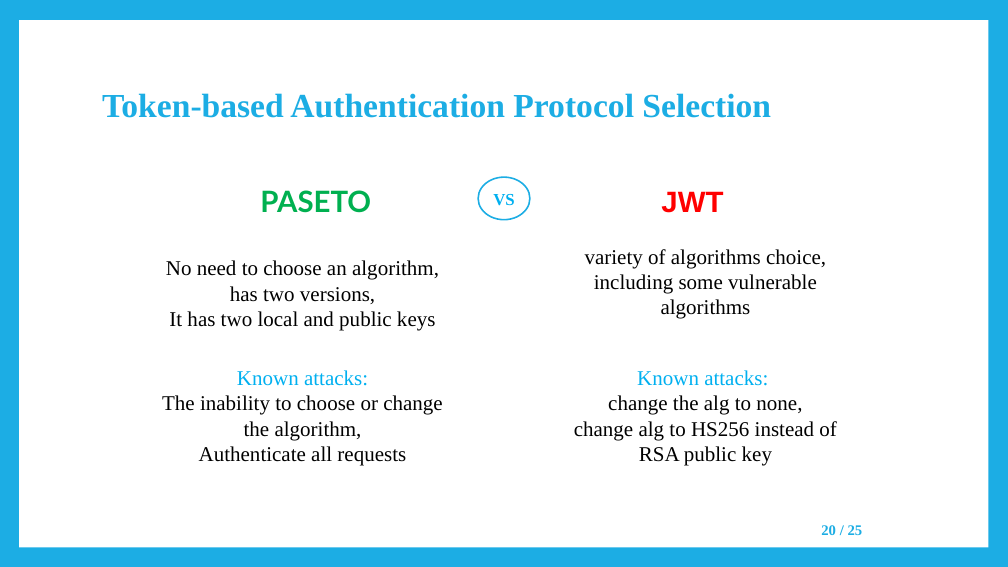
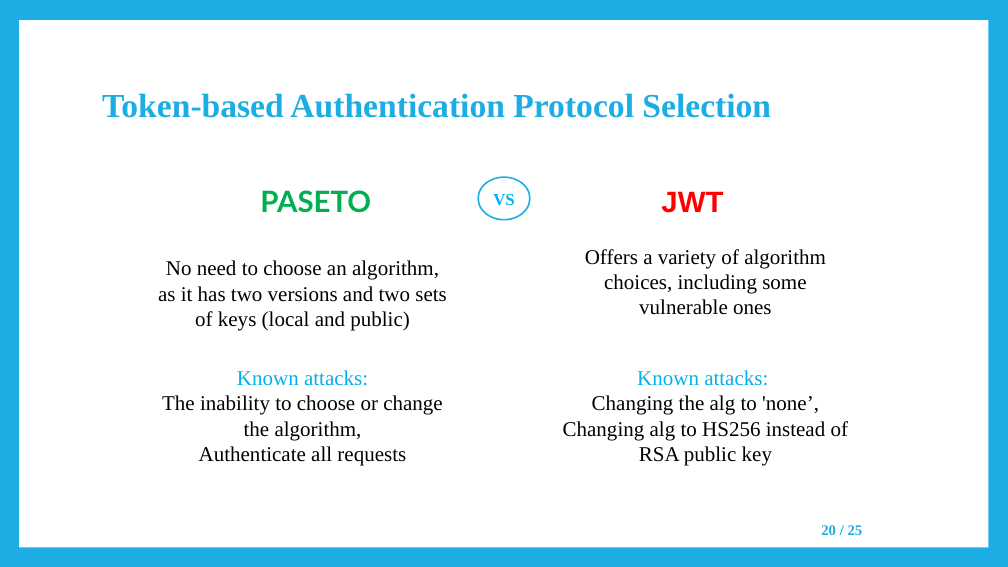
Before and after one commit to negarK2000/Presentation, a slide deck: slide 20 of SavingsFundsManagementSystems/SavingsFundsManagementSystems_Presentation.pptx. Drawn at 1008x567 pixels with LibreOffice and Linux fonts; fonts in the diff are those of the drawing. Boxes give left, top, right and bottom in pixels: in the first picture for what was removed or moved away, otherwise in the second. Text is boxed around its words. In the diff, an @@ line names an element or a change of style, - is before the commit and + after.

```diff
--- a/SavingsFundsManagementSystems/SavingsFundsManagementSystems_Presentation.pptx
+++ b/SavingsFundsManagementSystems/SavingsFundsManagementSystems_Presentation.pptx
@@ text at (158, 260, 446, 331): text changed @@
-No need to choose an algorithm,
-has two versions,
-It has two local and public keys
+No need to choose an algorithm, as it has two versions and two sets of keys (local and public)
@@ text at (585, 249, 826, 315): text changed @@
-variety of algorithms choice,
-including some vulnerable algorithms
+Offers a variety of algorithm choices, including some vulnerable ones
@@ text at (563, 395, 849, 465): text changed @@
-change the alg to none,
-change alg to HS256 instead of RSA public key
+Changing the alg to 'none’,
+Changing alg to HS256 instead of RSA public key
```
Also in this commit, not shown: 18 other slides changed, 11 other files.
